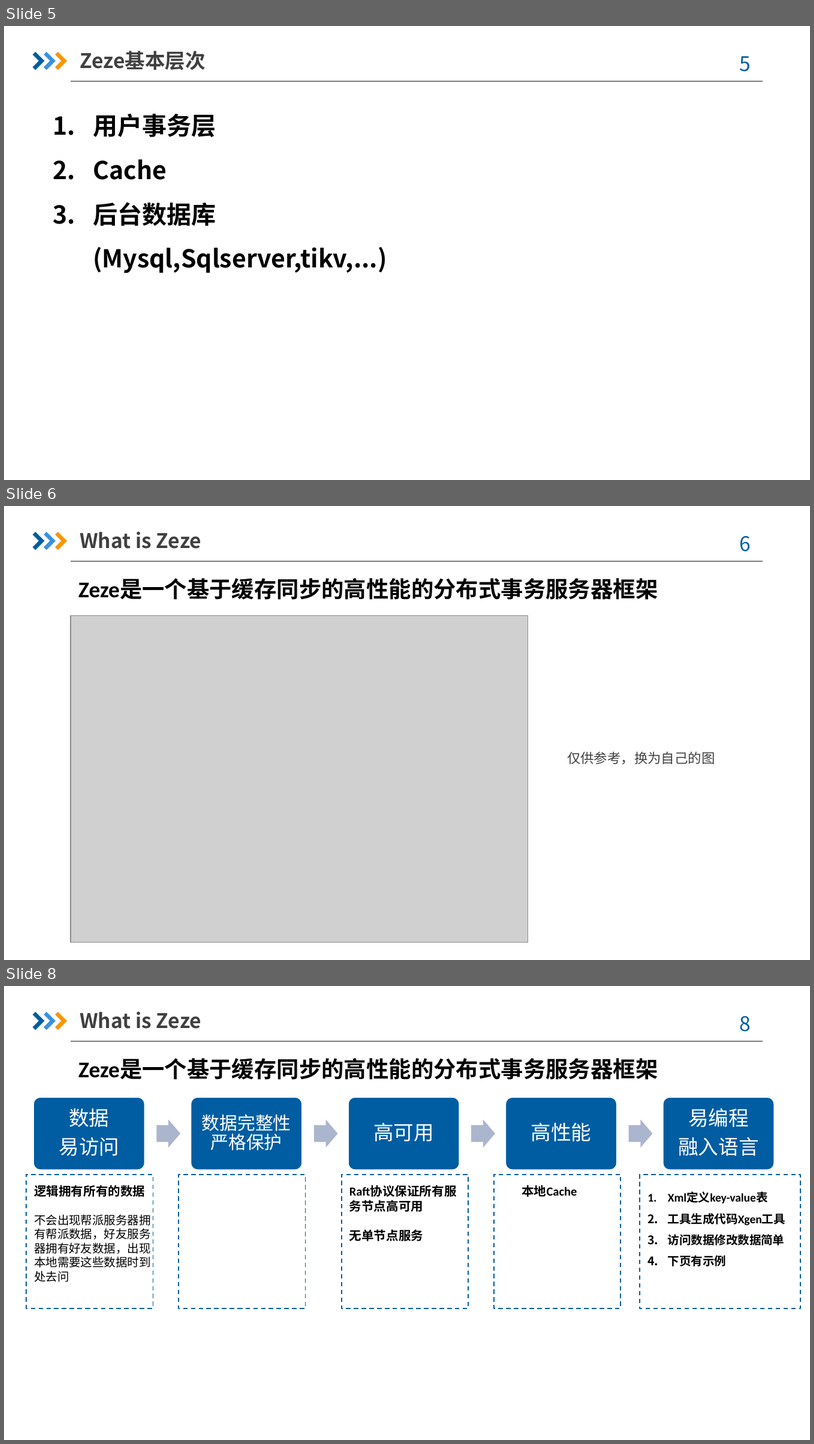
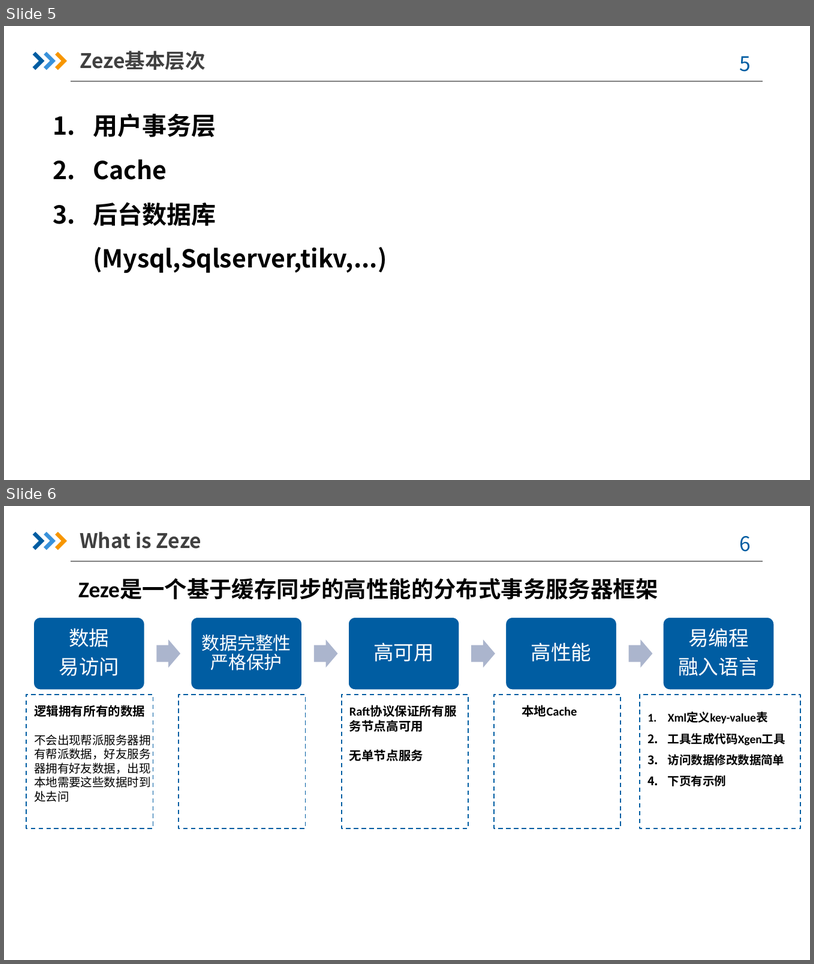
Before and after one commit to e2wugui/zeze, a slide deck: doc/基于缓存同步的分布式事务服务器框架.pptx. Shown one above the other, each under a label of ours: slides 5, 6 and 8 before the commit, slides 5 and 6 after it; the slides between them are not shown. The pictures are 814x1444 and 814x964 pixels, drawn with LibreOffice and Linux fonts; fonts in the diff are those of the drawing; grey boxes stand for pictures; background and template pictures are left out. Boxes give left, top, right and bottom in pixels: in the first picture for what was removed or moved away, otherwise in the second. Text is boxed around its words. In the diff, an @@ line names an element or a change of style, - is before the commit and + after.

```diff
--- a/doc/基于缓存同步的分布式事务服务器框架.pptx
+++ b/doc/基于缓存同步的分布式事务服务器框架.pptx
@@ slide 6 removed at (4,506,810,960), background picture (left out); not listed: 5 template elements that a slide beside it also shows @@
@@ text removed at (80,532,202,549) @@
-What is Zeze
@@ text removed at (78,579,658,600) @@
-Zeze是一个基于缓存同步的高性能的分布式事务服务器框架
@@ picture removed at (71,616,528,942) @@
@@ text removed at (567,751,715,764) @@
-仅供参考，换为自己的图
@@ what was slide 8 is now slide 6 @@
@@ page number at (740,536,752,552): text changed @@
-8
+6
```
Also in this commit, not shown: 2 slides changed, 1 other file.
